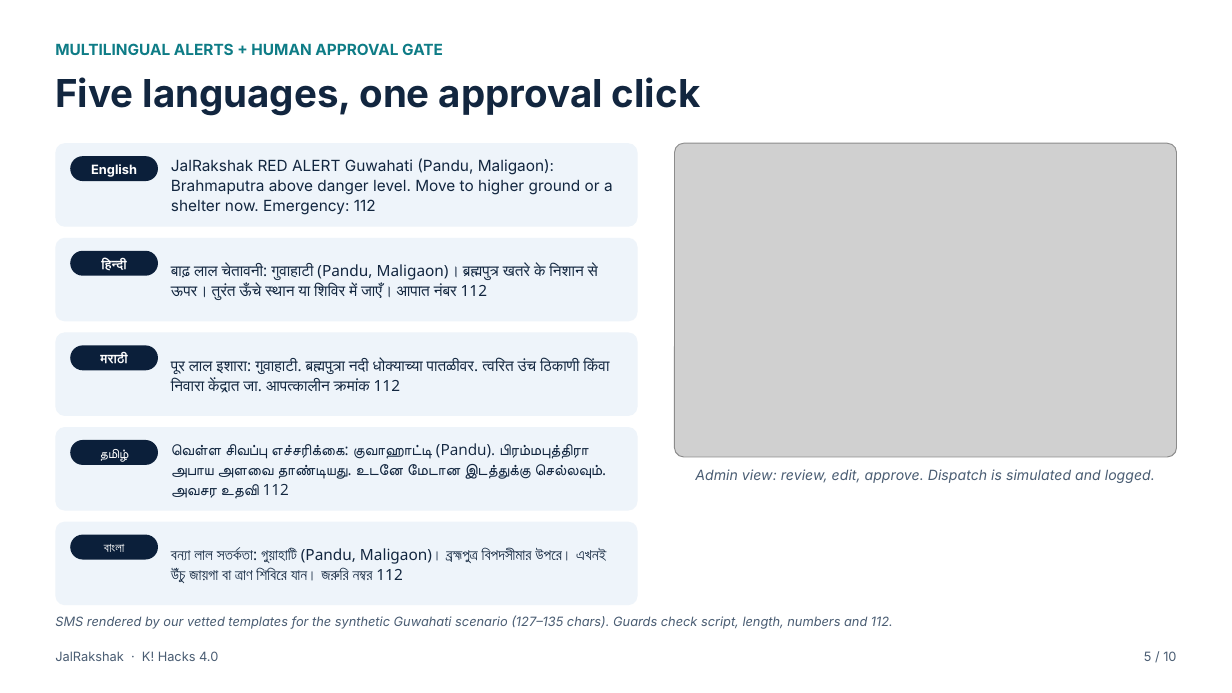
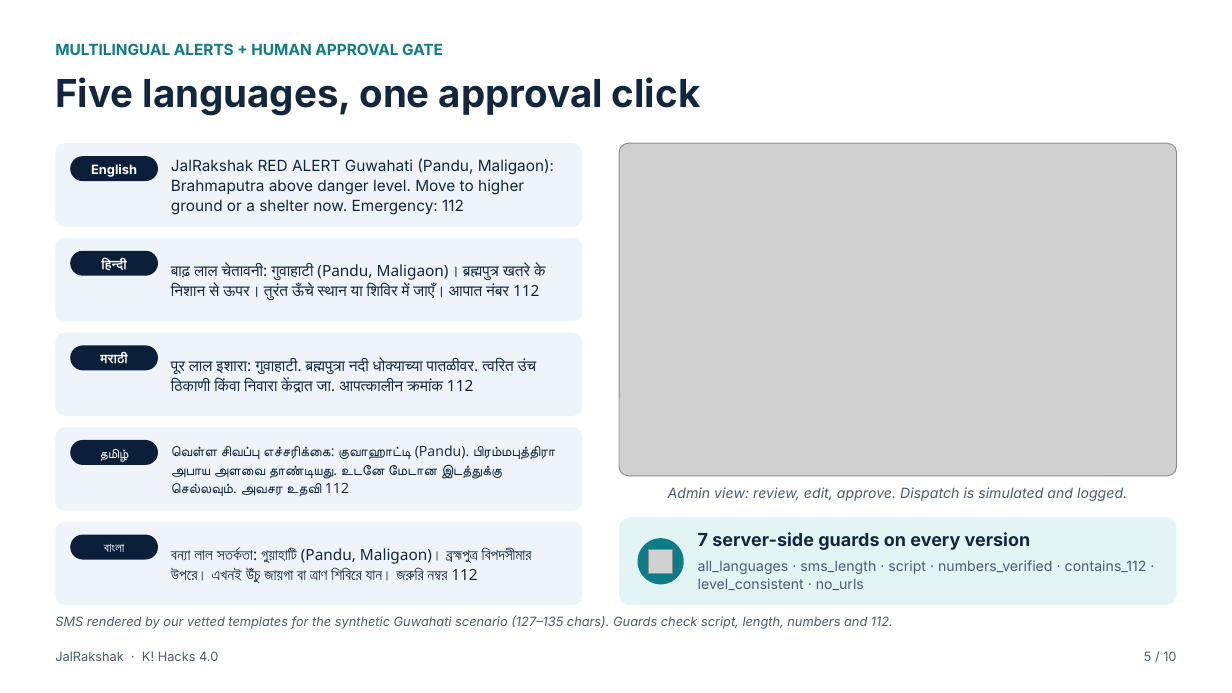
Before and after one commit to madhavzanwar/Jal-rakshak, a slide deck: slide 5 of submission/khacks-4.0/JalRakshak_KHacks4.pptx. Drawn at 1232x693 pixels with LibreOffice and Linux fonts; fonts in the diff are those of the drawing; grey boxes stand for pictures. Boxes give left, top, right and bottom in pixels: in the first picture for what was removed or moved away, otherwise in the second. Text is boxed around its words. In the diff, an @@ line names an element or a change of style, - is before the commit and + after.

```diff
--- a/submission/khacks-4.0/JalRakshak_KHacks4.pptx
+++ b/submission/khacks-4.0/JalRakshak_KHacks4.pptx
@@ rounded rectangle: place and size @@
-rounded rectangle at bbox=[55, 143, 638, 226]
+rounded rectangle at bbox=[55, 143, 582, 226]
@@ picture: place and size @@
-picture at bbox=[675, 143, 1177, 457]
+picture at bbox=[619, 143, 1177, 476]
@@ text "JalRakshak RED ALERT Guwahati (Pandu, ..." rewrapped from bbox=[171, 158, 613, 215] to bbox=[171, 158, 554, 215] @@
@@ rounded rectangle: place and size @@
-rounded rectangle at bbox=[55, 238, 638, 321]
+rounded rectangle at bbox=[55, 238, 582, 321]
@@ text "बाढ़ लाल चेतावनी: गुवाहाटी (Pandu, ..." rewrapped from bbox=[171, 264, 598, 300] to bbox=[171, 264, 542, 300] @@
@@ rounded rectangle: place and size @@
-rounded rectangle at bbox=[55, 333, 638, 416]
+rounded rectangle at bbox=[55, 333, 582, 416]
@@ text "पूर लाल इशारा: गुवाहाटी. ब्रह्मपुत्रा ..." rewrapped from bbox=[171, 358, 609, 393] to bbox=[171, 358, 536, 393] @@
@@ rounded rectangle: place and size @@
-rounded rectangle at bbox=[55, 427, 638, 510]
+rounded rectangle at bbox=[55, 427, 582, 510]
@@ text "வெள்ள சிவப்பு எச்சரிக்கை: குவாஹாட்டி (Pandu). ..." at bbox=[171, 445, 555, 496]: size 12 to 11 pt @@
@@ text "Admin view: review, edit, approve. ...": place and size @@
-text "Admin view: review, edit, approve. ..." at bbox=[695, 469, 1155, 483]
+text "Admin view: review, edit, approve. ..." at bbox=[668, 487, 1127, 501]
@@ rounded rectangle: place and size @@
-rounded rectangle at bbox=[55, 522, 638, 605]
+rounded rectangle at bbox=[55, 522, 582, 605]
@@ text "বন্যা লাল সতর্কতা: গুয়াহাটি (Pandu, ..." rewrapped from bbox=[171, 547, 606, 582] to bbox=[171, 547, 532, 582] @@
@@ rounded rectangle added at bbox=[619, 518, 1177, 605], fill #E3F4F5 @@
@@ ellipse added at bbox=[638, 538, 684, 584], fill #0E7C86 @@
@@ text added at bbox=[698, 532, 1031, 550], 14 pt, text #12263F, bold @@
+7 server-side guards on every version
@@ picture added at bbox=[649, 549, 673, 573] @@
@@ text added at bbox=[698, 560, 1147, 590], 11 pt, text #4A5D73 @@
+all_languages · sms_length · script · numbers_verified · contains_112 · level_consistent · no_urls
```
Also in this commit, not shown: 3 other slides changed, 17 other files.
